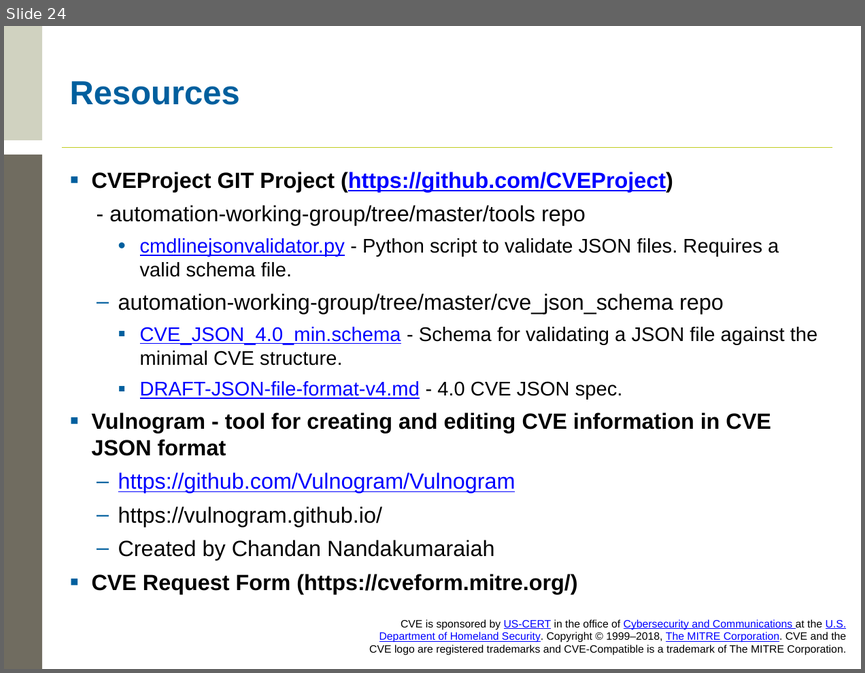
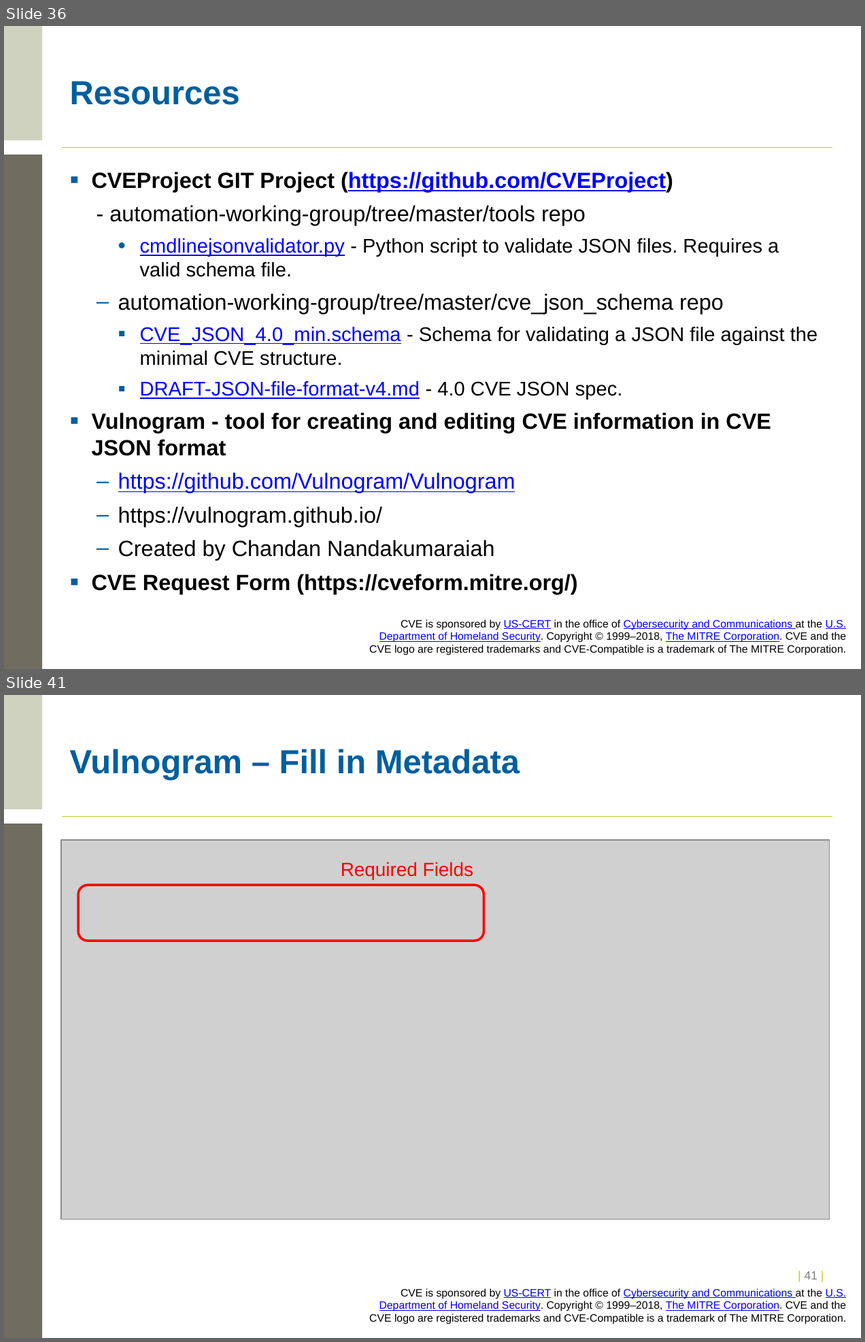
Before and after one commit to CVEProject/cveproject.github.io, a slide deck: docs/cna/Entry_Submission_Process.pptx. Shown one above the other, each under a label of ours: slide 24 before the commit, slides 36 and 41 after it; the slides between them are not shown. The pictures are 865x673 and 865x1342 pixels, drawn with LibreOffice and Linux fonts; fonts in the diff are those of the drawing; grey boxes stand for pictures; background and template pictures are left out. Boxes give left, top, right and bottom in pixels: in the first picture for what was removed or moved away, otherwise in the second. Text is boxed around its words. In the diff, an @@ line names an element or a change of style, - is before the commit and + after.

Commit message:
Adding pictures to the submission process

```diff
--- a/docs/cna/Entry_Submission_Process.pptx
+++ b/docs/cna/Entry_Submission_Process.pptx
@@ slide 41 added at (4,695,861,1338), background #FFFFFF; not listed: 4 template elements that a slide beside it also shows @@
@@ title added at (70,749,519,780), 28 pt, text #005F9E, bold @@
+Vulnogram – Fill in Metadata
@@ picture added at (61,840,830,1219) @@
@@ text added at (341,862,473,879), 16 pt, text #FF0000 @@
+Required Fields
@@ rounded rectangle added at (79,885,484,941), outline #FF0000 2 pt @@
@@ page number added at (804,1271,817,1279), 10 pt, text #C1CD23 @@
+| 41 |
@@ what was slide 24 is now slide 36 @@
```
Also in this commit, not shown: 1 slide changed, 22 other slides added.
